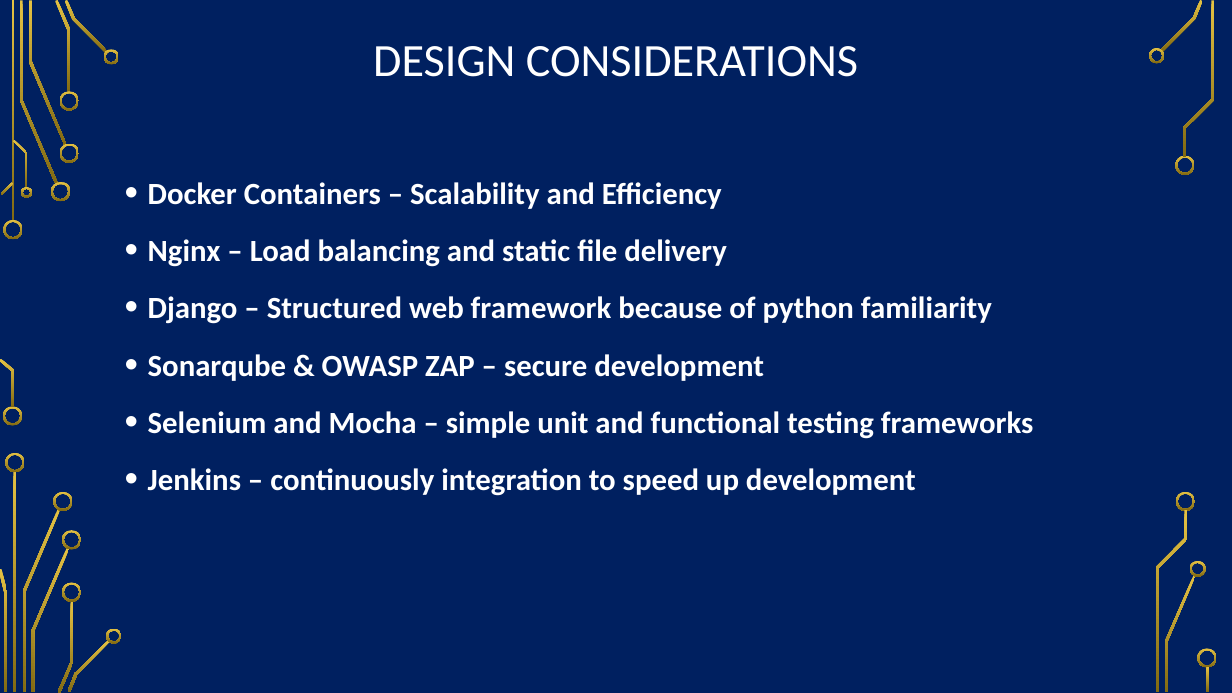
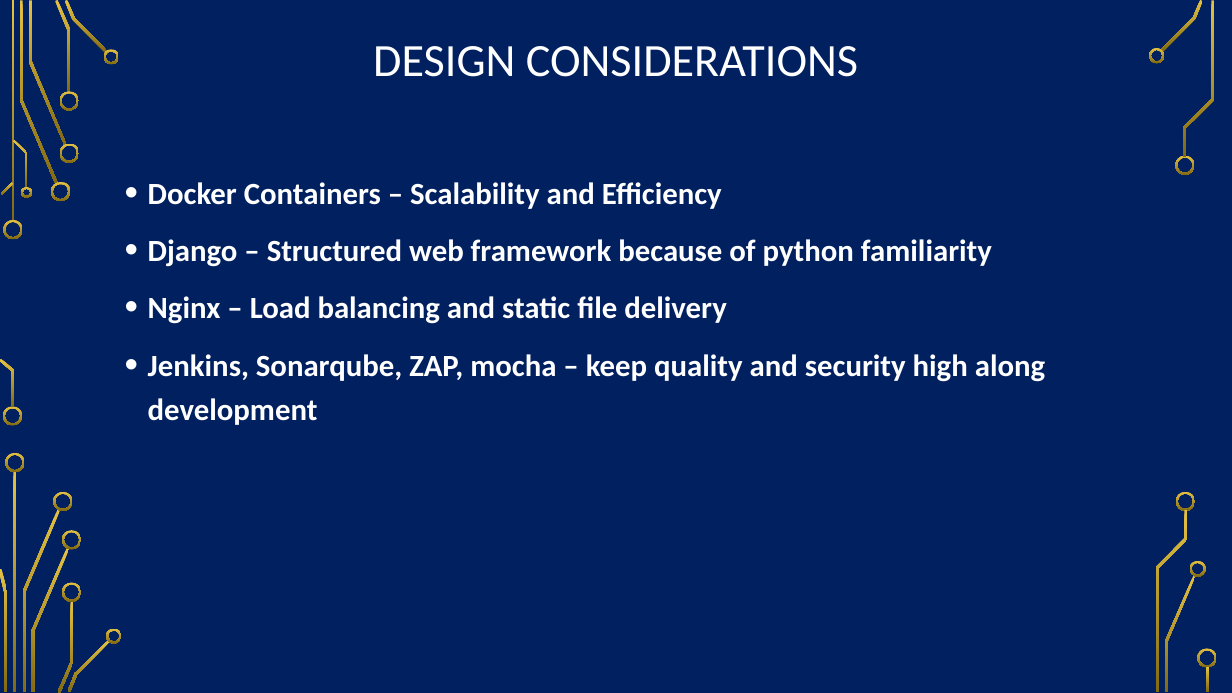
Before and after one commit to so87/Security-Lab-Manager, a slide deck: slide 4 of documentation/presentation.pptx (slide 18 before the commit). Drawn at 1232x693 pixels with LibreOffice and Linux fonts; fonts in the diff are those of the drawing; background and template pictures are left out. Boxes give left, top, right and bottom in pixels: in the first picture for what was removed or moved away, otherwise in the second. Text is boxed around its words. In the diff, an @@ line names an element or a change of style, - is before the commit and + after.

```diff
--- a/documentation/presentation.pptx
+++ b/documentation/presentation.pptx
@@ text at <box>148,239,992,267</box>: paragraph added @@
+• Django – Structured web framework because of python familiarity
@@ text at <box>148,354,1045,425</box>: text changed @@
-• Django – Structured web framework because of python familiarity
-• Sonarqube & OWASP ZAP – secure development
-• Selenium and Mocha – simple unit and functional testing frameworks
-• Jenkins – continuously integration to speed up development
+• Jenkins, Sonarqube, ZAP, mocha – keep quality and security high along development
```
Also in this commit, not shown: 3 other slides changed, 1 slide added, 12 slides removed, 19 other files.
